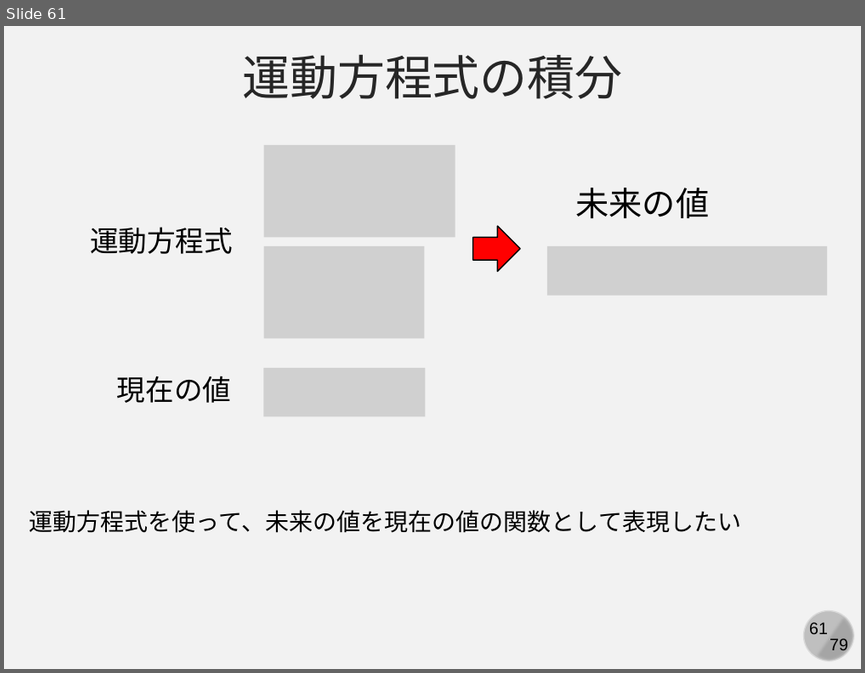
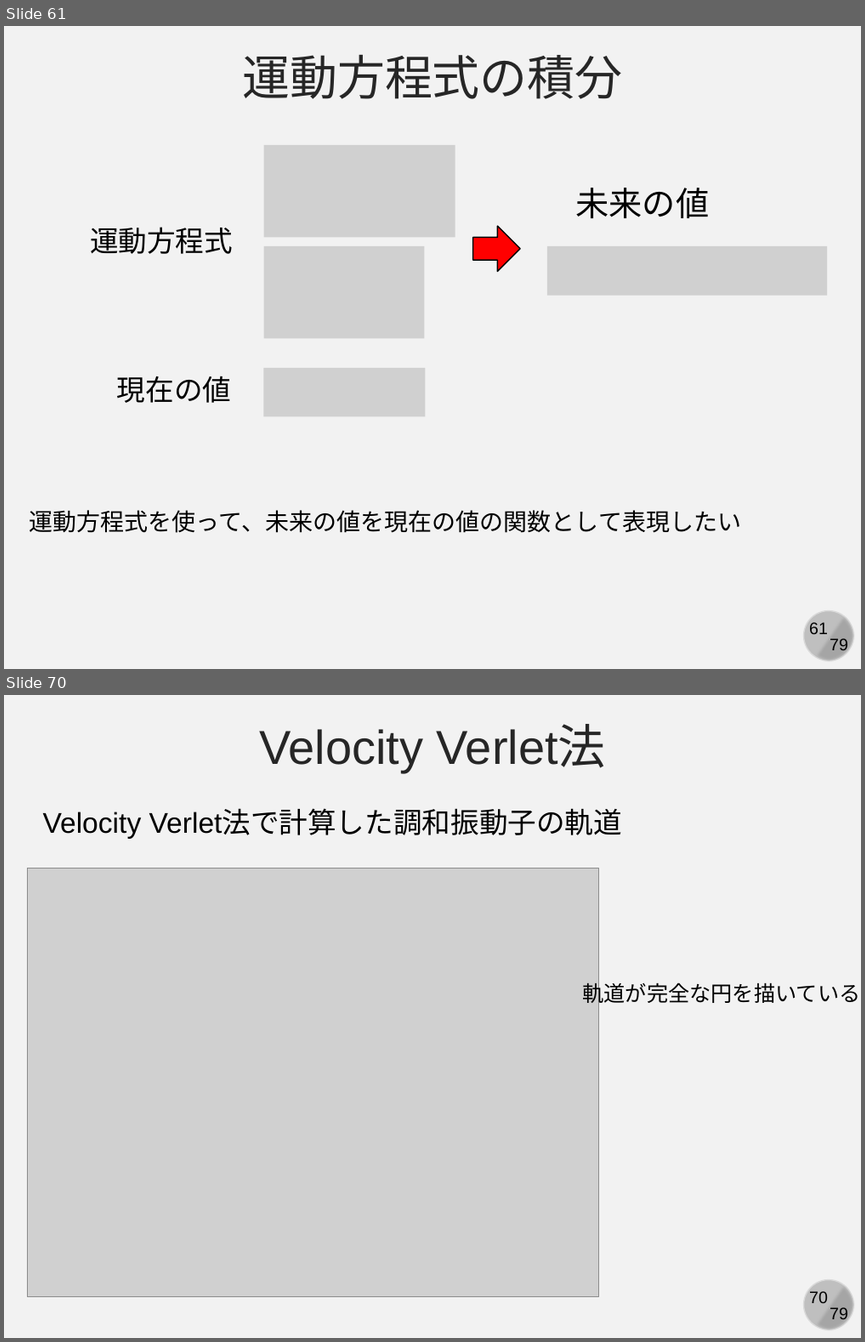
Before and after one commit to kaityo256/simulation_engineering, a slide deck: 05_md_basic/simulation05.pptx. Shown one above the other, each under a label of ours: slide 61 before the commit, slides 61 and 70 after it; the slides between them are not shown. The pictures are 865x673 and 865x1342 pixels, drawn with LibreOffice and Linux fonts; fonts in the diff are those of the drawing; grey boxes stand for pictures. Boxes give left, top, right and bottom in pixels: in the first picture for what was removed or moved away, otherwise in the second. Text is boxed around its words. In the diff, an @@ line names an element or a change of style, - is before the commit and + after.

```diff
--- a/05_md_basic/simulation05.pptx
+++ b/05_md_basic/simulation05.pptx
@@ slide 70 added at <box>4,695,861,1338</box>, background #F2F2F2; not listed: 4 template elements that a slide beside it also shows @@
@@ text added at <box>259,726,606,772</box>, 40 pt, text #262626 @@
+Velocity Verlet法
@@ text added at <box>43,810,622,839</box>, 24 pt, text #000000 @@
+Velocity Verlet法で計算した調和振動子の軌道
@@ picture added at <box>28,868,600,1297</box> @@
@@ text added at <box>583,979,861,1006</box>, 18 pt, text #000000 @@
+軌道が完全な円を描いている
```
Also in this commit, not shown: 4 slides changed, 4 other slides added.
